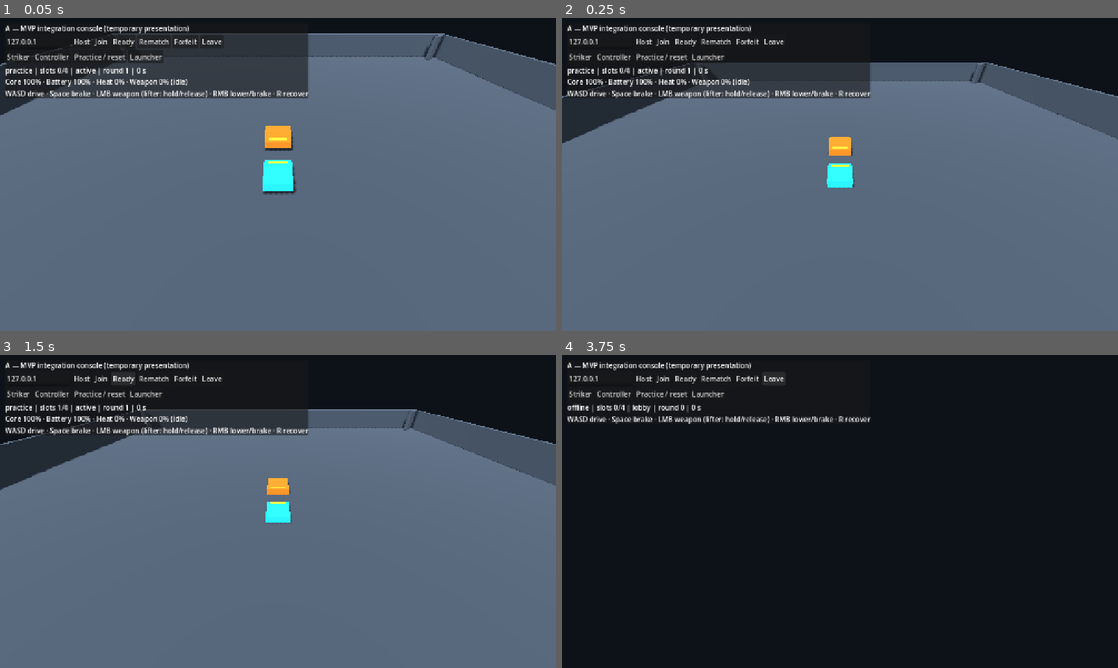
Above: before the commit, frames 1-4 (two rows, left to right).
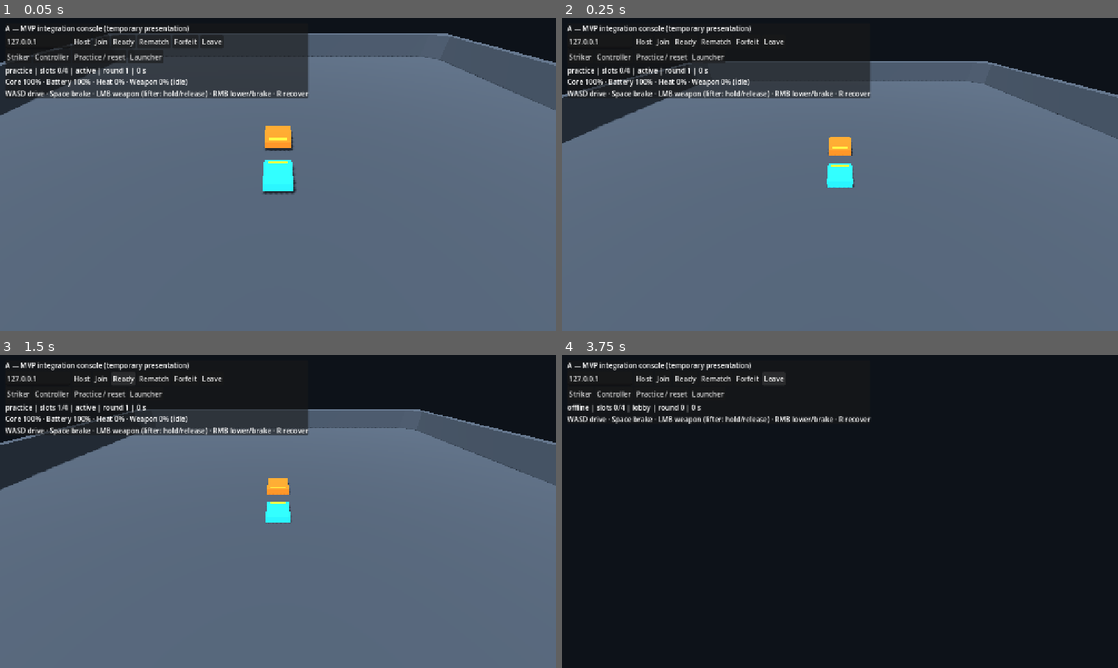
Above: after the commit, the same moments.

Repository: fumbleforce/battlebots
Game: Godot game, scene res://scenes/app/mvp.tscn
The game is run twice, just before and just after one commit, with the same random seed, the same clock (stepped at 60 frames per second) and the same inputs. This scene is started directly instead of the project's main scene.
Inputs:
- Up to frame 1 (0.05 s): no input
- Up to frame 2 (0.25 s): no input
- Up to frame 3 (1.5 s): click "Ready" at 0.5 s; click "Ready" at 1.25 s
- Up to frame 4 (3.75 s): click "Rematch" at 2 s; click "Forfeit" at 2.75 s; click "Leave" at 3.5 s

The runs differ from the first frame. In frame 1, 0.2% of the frame differs, in the area x 0-100%, y 4-15%; in frame 2, 0.4%, in the area x 0-100%, y 13-25%; in frame 3, 0.2%; in frame 4, nothing differs.

Commit message:
test: harden MVP session boundaries and align arena collision contracts

Diff:
--- a/battlebots/scripts/networking/mvp_session.gd
+++ b/battlebots/scripts/networking/mvp_session.gd
@@ -672,3 +672,14 @@
 
 func local_source() -> BotSource:
 	return world.bots.get(local_entity) if is_instance_valid(world) else null
+
+func spectator_sources() -> Array[BotSource]:
+	var sources: Array[BotSource] = []
+	if not is_instance_valid(world) or not world.bots.has(local_entity):
+		return sources
+	var local: MvpBot = world.bots[local_entity]
+	for id: int in world.bots:
+		var bot: MvpBot = world.bots[id]
+		if bot.team == local.team and not bot.read_view().eliminated:
+			sources.append(bot)
+	return sources
--- a/battlebots/scripts/simulation/authority_world.gd
+++ b/battlebots/scripts/simulation/authority_world.gd
@@ -9,14 +9,15 @@
 
 func _ready() -> void:
 	make_box(Vector3(50, 1, 50), Vector3(0, -0.5, 0))
-	make_box(Vector3(51, 3, 0.5), Vector3(0, 1.5, -25.25))
-	make_box(Vector3(51, 3, 0.5), Vector3(0, 1.5, 25.25))
-	make_box(Vector3(0.5, 3, 50), Vector3(-25.25, 1.5, 0))
-	make_box(Vector3(0.5, 3, 50), Vector3(25.25, 1.5, 0))
+	make_box(Vector3(52, 3, 1), Vector3(0, 1.5, -25.5))
+	make_box(Vector3(52, 3, 1), Vector3(0, 1.5, 25.5))
+	make_box(Vector3(1, 3, 50), Vector3(-25.5, 1.5, 0))
+	make_box(Vector3(1, 3, 50), Vector3(25.5, 1.5, 0))
 	for x: int in [-1, 1]:
 		for z: int in [-1, 1]:
-			var corner := make_box(Vector3(2.828, 3, 0.5), Vector3(x * 24.0, 1.5, z * 24.0))
-			corner.rotation.y = -x * z * PI / 4
+			# Match B's 2 m chamfer: interior plane passes through (+/-24,+/-24).
+			var corner := make_box(Vector3(4.242641, 3, 1), Vector3(x * 24.353553, 1.5, z * 24.353553))
+			corner.rotation.y = x * z * PI / 4
 
 func make_box(size: Vector3, position: Vector3) -> StaticBody3D:
 	var node := StaticBody3D.new()
--- a/battlebots/tests/network/session_smoke.gd
+++ b/battlebots/tests/network/session_smoke.gd
@@ -37,6 +37,11 @@
 func run() -> void:
 	server = make_session("Server")
 	check(server.host(port, false) == OK, "Server binds UDP")
+	var mismatch := make_session("Mismatch")
+	mismatch.join("127.0.0.1", port)
+	mismatch._hello_data.content = "wrong-content"
+	check(await until(func() -> bool: return mismatch.connection_state == "offline", 300), "Content mismatch is rejected")
+	check(server.players.is_empty(), "Rejected handshake cannot occupy a slot")
 	for index: int in range(4):
 		var client := make_session("Client%d" % index)
 		clients.append(client)
@@ -57,6 +62,9 @@
 		client.set_ready(true)
 	check(await until(func() -> bool: return server.match_state.phase == "active"), "Ready/loading/countdown reaches active")
 	check(await until(func() -> bool: return clients.all(func(c: MvpSession) -> bool: return c.world.bots.size() == 4 and c.diagnostics.snapshots_received >= 4)), "Four clients receive full baselines/snapshots")
+	var late := make_session("LateJoin")
+	late.join("127.0.0.1", port)
+	check(await until(func() -> bool: return late.connection_state == "offline", 300), "Late join cannot occupy a live slot")
 	check(server.diagnostics.snapshot_bytes <= 1200, "Entity datagrams fit budget")
 	var profile := OS.get_environment("BATTLEBOTS_NET_PROFILE")
 	if profile == "80":
@@ -117,6 +125,8 @@
 	check(await until(func() -> bool: return clients[0].local_entity == id and server.players[id].peer != 0, 600), "Token restores original entity")
 	check(server.world.bots[id] == retained and retained.combat.core == core_before, "Reconnect preserves bot/damage")
 	check(clients[0].reconnect_token != token, "Reconnect rotates token")
+	late.join("127.0.0.1", port, token)
+	check(await until(func() -> bool: return late.connection_state == "offline", 300), "Old reconnect token cannot steal a bot")
 	# Use server-local elimination to exercise lifecycle quickly; no remote test/debug RPC exists.
 	for round_number: int in range(2):
 		for entity: int in server.world.bots:
--- a/battlebots/tests/simulation/combat_physics_smoke.gd
+++ b/battlebots/tests/simulation/combat_physics_smoke.gd
@@ -84,6 +84,27 @@
 	b.combat.core = 1
 	world.step(1.0 / 60, true, 1)
 	check(a.combat.eliminated and b.combat.eliminated, "Mutual lethal attacks resolve together before judging")
+	world.reset_round()
+	a.body.reset_pose = Transform3D(Basis.IDENTITY, Vector3(0, 0.5, 0))
+	b.body.reset_pose = Transform3D(Basis(Vector3.UP, PI), Vector3(0, 0.5, -2.15))
+	await frames(60, false)
+	a.previous_pose = a.body.global_transform
+	b.previous_pose = b.body.global_transform
+	a.combat.stats.weapon = "lifter"
+	a.combat.charge = 1
+	a.combat._previous_held = true
+	a.input_age = 1
+	var safe_core := b.combat.core
+	world.step(1.0 / 60, true, 1)
+	check(not a.combat.launch and b.combat.core == safe_core, "Stale held input lowers lifter without firing")
+	a.body.freeze = true
+	b.body.freeze = true
+	a.combat.charge = 1
+	a.combat.weapon_phase = "active"
+	b.body.linear_velocity = Vector3.ZERO
+	for frame: int in range(305):
+		world.weapons.step(1.0 / 60, world.bots, frame, 1)
+	check(world.weapons.blocked.has("1:2"), "Five-second weapon restraint enforces three-second release")
 	world.queue_free()
 	await process_frame
 	print("COMBAT PHYSICS PASS" if failures == 0 else "COMBAT PHYSICS FAIL")
--- a/battlebots/tests/simulation/rules_smoke.gd
+++ b/battlebots/tests/simulation/rules_smoke.gd
@@ -55,6 +55,16 @@
 	var match_state := MatchState.new()
 	var bots := {1:CombatState.new(stats), 2:CombatState.new(stats), 3:CombatState.new(stats), 4:CombatState.new(stats)}
 	var teams := {1:0, 2:0, 3:1, 4:1}
+	check(match_state.judge(bots, teams) == -1, "Identical teams tie")
+	bots[1].core -= 0.01
+	check(match_state.judge(bots, teams) == -1, "Judging rounds health percentages to 0.1 points")
+	bots[3].effective_damage = 1
+	check(match_state.judge(bots, teams) == 1, "Effective damage breaks rounded-health tie")
+	bots[3].core -= 10
+	check(match_state.judge(bots, teams) == 0, "Health outranks damage")
+	bots[3].core = stats.core
+	bots[3].effective_damage = 0
+	bots[1].core = stats.core
 	match_state.begin()
 	match_state.advance(30, bots, teams)
 	check(match_state.phase == "lobby", "Loading timeout returns to lobby")
--- /dev/null
+++ b/battlebots/tests/simulation/stress_smoke.gd
@@ -0,0 +1,44 @@
+extends SceneTree
+var world: AuthorityWorld
+var samples: Array[float] = []
+var failures := 0
+func _initialize() -> void:
+	call_deferred("run")
+func run() -> void:
+	world = AuthorityWorld.new()
+	root.add_child(world)
+	for id: int in range(1, 11):
+		var bot := world.spawn(id, id % 2, id % 2, world.registry.starter(id % 3 == 0))
+		bot.body.reset_pose = Transform3D(Basis(Vector3.UP, PI if id % 2 else 0), Vector3((id / 2) * 3 - 8, 0.5, 5 if id % 2 == 0 else -5))
+	await physics_frame
+	var space := world.get_world_3d().direct_space_state
+	for x: int in [-1, 1]:
+		for z: int in [-1, 1]:
+			var hit := space.intersect_ray(PhysicsRayQueryParameters3D.create(Vector3(0, 1, 0), Vector3(x * 30, 1, z * 30), 1))
+			if hit.is_empty() or absf(absf(hit.position.x) - 24.0) > 0.01:
+				failures += 1
+	for frame: int in range(900):
+		var started := Time.get_ticks_usec()
+		for id: int in world.bots:
+			var command := BotCommand.new()
+			command.sequence = frame
+			command.throttle = 1
+			command.steering = sin(frame * 0.02 + id) * 0.3
+			command.primary_held = frame % 120 < 100
+			world.bots[id].submit_command(command)
+			# Keep all ten bodies participating throughout the budget measurement.
+			world.bots[id].combat.core = world.bots[id].combat.stats.core
+		world.step(1.0 / 60, true, 1)
+		await physics_frame
+		if frame > 180:
+			samples.append((Time.get_ticks_usec() - started) / 1000.0)
+	for id: int in world.bots:
+		if not world.bots[id].body.global_position.is_finite():
+			failures += 1
+	samples.sort()
+	print("Ten-body headless frame wall-time p95 ms: ", samples[int(samples.size() * 0.95)])
+	# Timing is reported, not a flaky shared-CI pass/fail hardware promise.
+	world.queue_free()
+	await process_frame
+	print("STRESS PASS" if failures == 0 else "STRESS FAIL")
+	quit(0 if failures == 0 else 1)
Not shown, added: battlebots/tests/simulation/stress_smoke.gd.uid
Not shown, changed: docs/CONTRACTS.md
Not shown, changed: docs/DEVELOPER_B_TODO.md
Not shown, changed: docs/HANDOFF.md
Not shown, changed: tools/check-mvp.ps1
